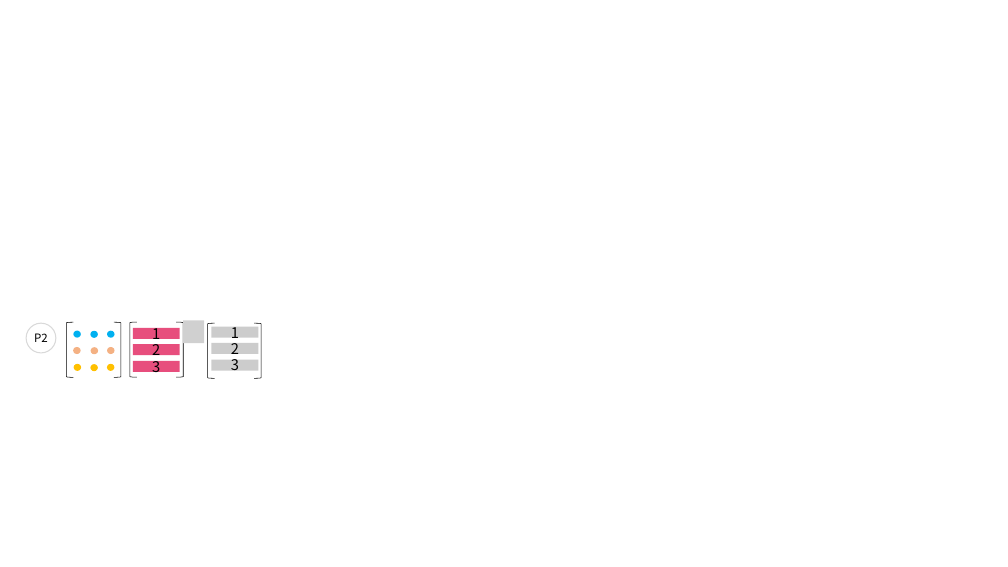
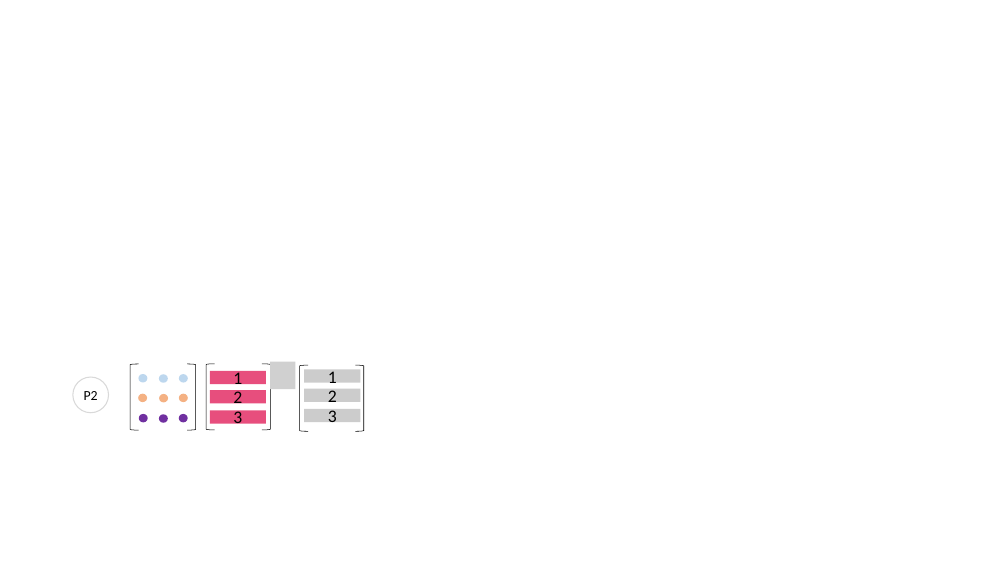
Before and after one commit to kenjihiranabe/The-Art-of-Linear-Algebra, a slide deck: slide 21 of Illustrations.pptx. Drawn at 1008x567 pixels with LibreOffice and Linux fonts; fonts in the diff are those of the drawing; grey boxes stand for pictures. Boxes give left, top, right and bottom in pixels: in the first picture for what was removed or moved away, otherwise in the second. Text is boxed around its words. In the diff, an @@ line names an element or a change of style, - is before the commit and + after.

```diff
--- a/Illustrations.pptx
+++ b/Illustrations.pptx
@@ group removed at [73, 321, 204, 343]: 3 ellipses, 1 picture @@
@@ ellipse "P2": place and size @@
-ellipse "P2" at [26, 323, 56, 352]
+ellipse "P2" at [73, 377, 108, 413]
@@ ellipse "P2" at [73, 377, 108, 413]: size 11 to 13.2 pt, font Noto Sans CJK JP to Calibri @@
@@ left bracket: place and size @@
-left bracket at [130, 322, 137, 377]
+left bracket at [130, 364, 138, 430]
@@ ellipse: place and size @@
-ellipse at [107, 364, 114, 371]
+ellipse at [138, 374, 147, 383]
@@ ellipse: place and size @@
-ellipse at [91, 364, 98, 371]
+ellipse at [159, 374, 168, 383]
@@ fill #FFC000 to #BDD7EE in 3 elements at [138, 374, 147, 383], [159, 374, 168, 383], [179, 374, 188, 383] @@
@@ ellipse: place and size @@
-ellipse at [73, 364, 81, 371]
+ellipse at [179, 374, 188, 383]
@@ left bracket: place and size @@
-left bracket at [176, 322, 183, 377]
+left bracket at [187, 364, 195, 430]
@@ left bracket: place and size @@
-left bracket at [208, 324, 215, 379]
+left bracket at [206, 364, 215, 430]
@@ rectangle "1": place and size @@
-rectangle "1" at [212, 327, 259, 338]
+rectangle "1" at [210, 371, 266, 384]
@@ rectangle "2": place and size @@
-rectangle "2" at [212, 343, 259, 354]
+rectangle "2" at [210, 390, 266, 404]
@@ left bracket: place and size @@
-left bracket at [254, 324, 261, 379]
+left bracket at [262, 364, 270, 430]
@@ group added at [139, 362, 295, 423]: 3 ellipses, 1 picture @@
@@ left bracket: place and size @@
-left bracket at [67, 322, 73, 377]
+left bracket at [299, 365, 308, 431]
@@ rectangle "1": place and size @@
-rectangle "1" at [133, 328, 180, 340]
+rectangle "1" at [304, 369, 360, 383]
@@ rectangle "2": place and size @@
-rectangle "2" at [133, 344, 180, 355]
+rectangle "2" at [304, 389, 360, 402]
@@ left bracket: place and size @@
-left bracket at [114, 322, 121, 377]
+left bracket at [355, 365, 364, 431]
@@ ellipse: place and size @@
-ellipse at [107, 347, 115, 354]
+ellipse at [138, 394, 147, 402]
@@ ellipse: place and size @@
-ellipse at [91, 347, 98, 354]
+ellipse at [159, 394, 168, 402]
@@ ellipse: place and size @@
-ellipse at [73, 347, 81, 354]
+ellipse at [179, 394, 188, 402]
@@ size 14 to 16.8 pt, font Noto Sans CJK JP to Calibri; fill #BFBFBF at 79% opacity to #E11F5B at 79% opacity in 3 elements at [210, 371, 266, 384], [210, 390, 266, 404], [210, 411, 266, 424] @@
@@ rectangle "3": place and size @@
-rectangle "3" at [212, 360, 259, 371]
+rectangle "3" at [210, 411, 266, 424]
@@ size 14 to 16.8 pt, font Noto Sans CJK JP to Calibri; fill #E11F5B at 79% opacity to #BFBFBF at 79% opacity in 3 elements at [304, 369, 360, 383], [304, 389, 360, 402], [304, 409, 360, 423] @@
@@ rectangle "3": place and size @@
-rectangle "3" at [133, 361, 180, 372]
+rectangle "3" at [304, 409, 360, 423]
```
Also in this commit, not shown: 10 other slides changed, 54 other files.
